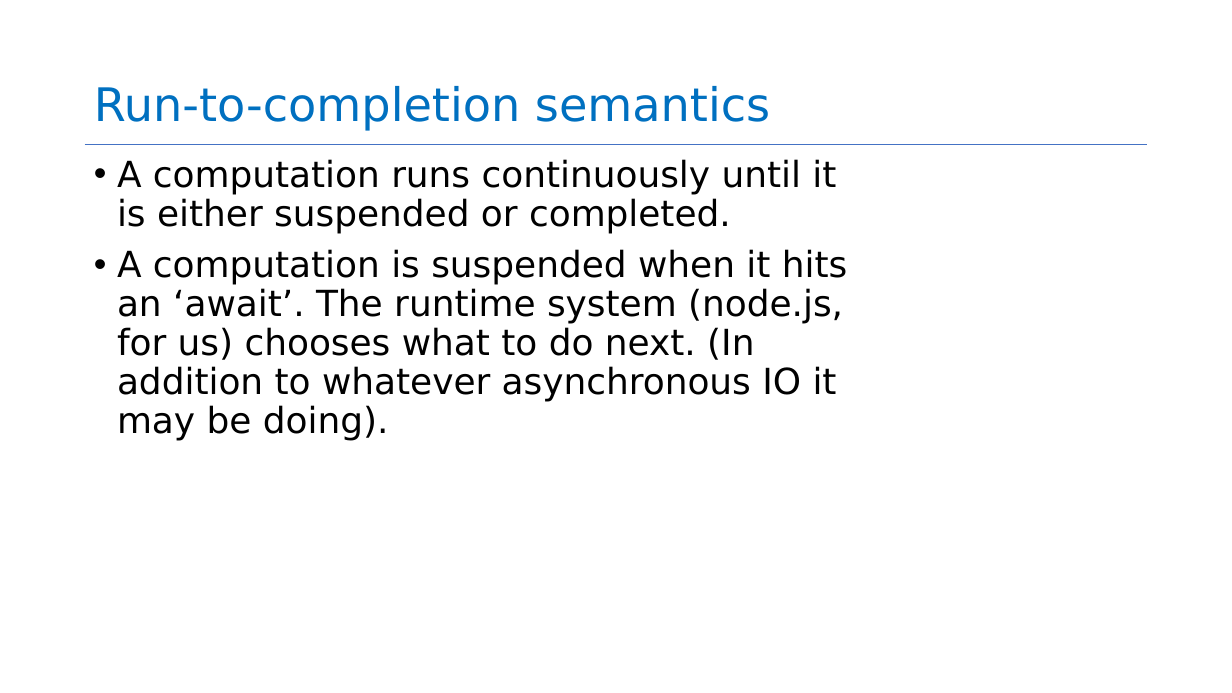
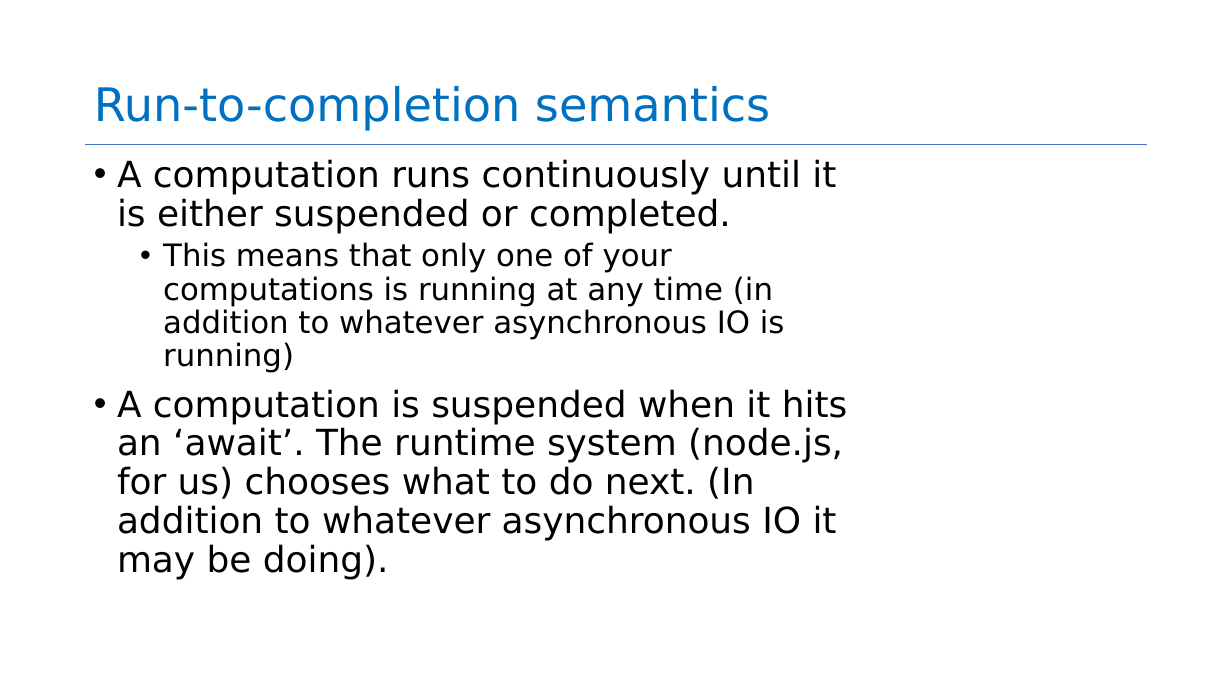
Before and after one commit to neu-se/CS4530-Fall-2022, a slide deck: slide 7 of Slides/Lecture 05 Concurrency Patterns in Typescript.pptx. Drawn at 1232x693 pixels with LibreOffice and Linux fonts; fonts in the diff are those of the drawing. Boxes give left, top, right and bottom in pixels: in the first picture for what was removed or moved away, otherwise in the second. Text is boxed around its words. In the diff, an @@ line names an element or a change of style, - is before the commit and + after.

```diff
--- a/Slides/Lecture 05 Concurrency Patterns in Typescript.pptx
+++ b/Slides/Lecture 05 Concurrency Patterns in Typescript.pptx
@@ text at (x1=163, y1=242, x2=785, y2=373): paragraph added @@
+  • This means that only one of your computations is running at any time (in addition to whatever asynchronous IO is running)
```
Also in this commit, not shown: 2 other slides changed.
